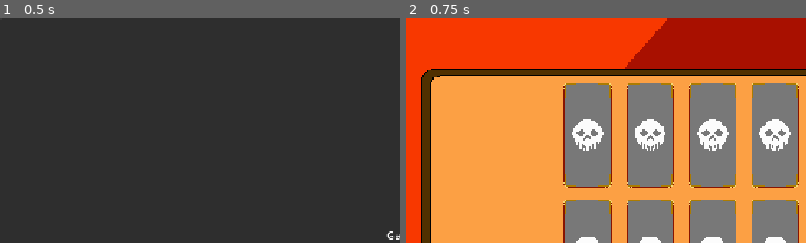
Above: before the commit, frames 1-2 (left to right).
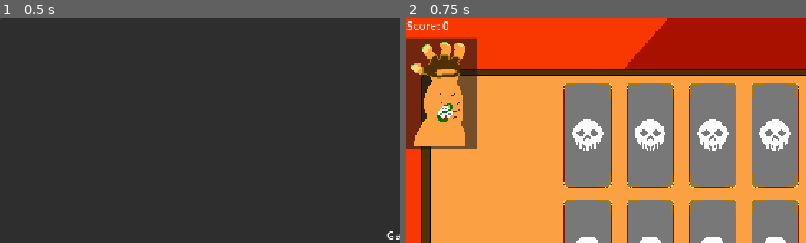
Above: after the commit, the same moments.

Repository: PawnxPawn/DeathMatch
Game: Godot game, scene res://Menus/MainMenu.tscn
Same seed, same stepped clock (60 frames per second), same inputs: the game is played once before the commit and once after it.
Inputs:
- Up to frame 1 (0.5 s): no input
- Up to frame 2 (0.75 s): click "Play Game" at 0.5 s
The pictures show only the part of the screen within x 0-50%, y 0-50%; the shares and areas given below are measured in that part.

Frame 1 is identical in both runs. In frame 2, 6.7% of the frame differs, in the area x 0-18%, y 1-59%.

Commit message:
Initial HUD
Initialize HUD. Added UpdateHUD signal to GameManager, correctly handle that signal in HUD to update Hand Texture & Score.

Diff:
--- a/deathmatch/Game/Game.tscn
+++ b/deathmatch/Game/Game.tscn
@@ -1,9 +1,10 @@
-[gd_scene load_steps=5 format=3 uid="uid://bkwn2t17jhet2"]
+[gd_scene load_steps=6 format=3 uid="uid://bkwn2t17jhet2"]
 
 [ext_resource type="Script" uid="uid://cjakmqhb0qw3n" path="res://Game/game.gd" id="1_37esa"]
 [ext_resource type="PackedScene" uid="uid://ktn845vos8qe" path="res://Menus/PauseMenu.tscn" id="1_hqwdr"]
 [ext_resource type="Texture2D" uid="uid://b64bo1wxu1qph" path="res://Assets/Table.png" id="2_vrr3t"]
 [ext_resource type="PackedScene" uid="uid://h4hs4rtdq0aa" path="res://Game/Cards/card.tscn" id="3_iv3md"]
+[ext_resource type="PackedScene" uid="uid://clmuqidjeeljp" path="res://Menus/Hud.tscn" id="5_jxerj"]
 
 [node name="Game" type="Node2D"]
 script = ExtResource("1_37esa")
@@ -119,6 +120,10 @@
 [node name="PauseMenu" parent="PauseLayer" instance=ExtResource("1_hqwdr")]
 mouse_filter = 2
 
+[node name="Hud Layer" type="CanvasLayer" parent="."]
+
+[node name="HUD" parent="Hud Layer" instance=ExtResource("5_jxerj")]
+
 [node name="DelayTimer" type="Timer" parent="."]
 one_shot = true
 
--- a/deathmatch/Managers/game_manager.gd
+++ b/deathmatch/Managers/game_manager.gd
@@ -1,7 +1,7 @@
 extends Node
 
 signal dead
-
+signal updated_values(health_update: int, score_update: int)
 
 var health: int = 5:
 	set (value):
@@ -10,6 +10,7 @@
 			health = 0
 			dead.emit()
 			print("Game Over")
+		updated_values.emit(health, score)
 	get:
 		return health
 
@@ -17,6 +18,7 @@
 	set (value):
 		score = value * chain_multiplier
 		chain_multiplier += 1
+		updated_values.emit(health, score)
 	get:
 		return score
 
--- /dev/null
+++ b/deathmatch/Menus/Hud.tscn
@@ -0,0 +1,56 @@
+[gd_scene load_steps=5 format=3 uid="uid://clmuqidjeeljp"]
+
+[ext_resource type="Texture2D" uid="uid://cw15txfm2b3va" path="res://Assets/Health_Hands/Hand_set.png" id="1_aq2ra"]
+[ext_resource type="Script" uid="uid://hjy2dy8b5e4o" path="res://Menus/hud.gd" id="1_efy7n"]
+
+[sub_resource type="AtlasTexture" id="AtlasTexture_efy7n"]
+atlas = ExtResource("1_aq2ra")
+region = Rect2(569, 54, 249, 261)
+
+[sub_resource type="StyleBoxFlat" id="StyleBoxFlat_o8hsu"]
+bg_color = Color(0.6, 0.6, 0.6, 0)
+
+[node name="HUD" type="Control"]
+layout_mode = 3
+anchors_preset = 0
+script = ExtResource("1_efy7n")
+
+[node name="HandLifeCounter" type="TextureRect" parent="."]
+unique_name_in_owner = true
+layout_mode = 1
+offset_top = 28.0
+offset_right = 364.0
+offset_bottom = 652.0
+scale = Vector2(0.25, 0.25)
+texture = SubResource("AtlasTexture_efy7n")
+
+[node name="HandLifeCounterBg" type="PanelContainer" parent="HandLifeCounter"]
+unique_name_in_owner = true
+show_behind_parent = true
+layout_mode = 0
+offset_right = 408.0
+offset_bottom = 590.0
+
+[node name="PanelContainer" type="PanelContainer" parent="."]
+layout_mode = 0
+offset_right = 40.0
+offset_bottom = 40.0
+theme_override_styles/panel = SubResource("StyleBoxFlat_o8hsu")
+
+[node name="VBoxContainer" type="VBoxContainer" parent="PanelContainer"]
+layout_mode = 2
+
+[node name="Score" type="HBoxContainer" parent="PanelContainer/VBoxContainer"]
+layout_mode = 2
+
+[node name="ScoreTitleLabel" type="Label" parent="PanelContainer/VBoxContainer/Score"]
+layout_mode = 2
+text = "Score:"
+
+[node name="ScoreLabel" type="Label" parent="PanelContainer/VBoxContainer/Score"]
+unique_name_in_owner = true
+layout_mode = 2
+text = "0"
+
+[node name="Timer" type="HBoxContainer" parent="PanelContainer/VBoxContainer"]
+layout_mode = 2
--- /dev/null
+++ b/deathmatch/Menus/hud.gd
@@ -0,0 +1,28 @@
+extends Control
+
+@onready var hand_life_counter: TextureRect = %HandLifeCounter
+@onready var score_label: Label = %ScoreLabel
+@onready var hand_life_counter_bg: PanelContainer = %HandLifeCounterBg
+
+#All of the Texture Regions for the Hand. Hard-coded this because we don't need to change this at all.
+const health_remaining:Array[Rect2] = [Rect2(1415, 156, 169, 145),
+Rect2(1088, 45, 231, 257),
+Rect2(834, 52, 250, 258),
+Rect2(569, 54, 249, 261),
+Rect2(280, 25, 263, 314),
+Rect2(0, 14, 276, 624)]
+
+#Hard Coding this because getting the size of the health_remaining Rect2 array is not working.
+const health_remaining_bg_size: Array[Vector2] = [Vector2(408, 590), Vector2(408, 644)]
+
+func _ready() -> void:
+    GameManager.updated_values.connect(update_hud)
+    update_hud(GameManager.health, GameManager.score)
+
+func update_hud(health: int, score: int) -> void:
+    hand_life_counter.texture.region = health_remaining[health]
+    if (health == 5):
+        hand_life_counter_bg.size = health_remaining_bg_size[1]
+    else:
+        hand_life_counter_bg.size = health_remaining_bg_size[0]
+    score_label.text = str(score)
Binary file added: deathmatch/Assets/Health_Hands/Hand_set.png
Not shown, added: deathmatch/Assets/Health_Hands/Hand_set.png.import
Not shown, added: deathmatch/Menus/hud.gd.uid
